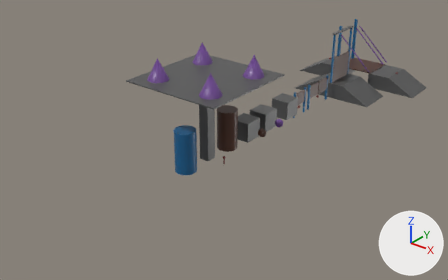
The FBX model models/FoundationEBF.fbx, before and after one commit.
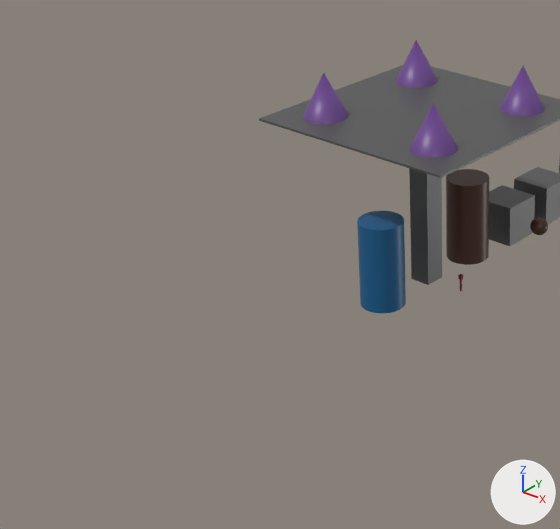
Each version is shown whole from a 50 mm lens placed at (23.7, -50.7, 27.1), pointed at (-10.9, -7.4, 0.2), then close up on the part from 0% to 61% of the width and 8% to 100% of the height. Arrows for +X, +Y and +Z are at lower right; the lights stay in place. Objects named as collision shapes, trigger or cutter boxes, shadow casters or lower levels of detail are left out. Where no turn or scale is listed for an object, it has been applied to the vertices.
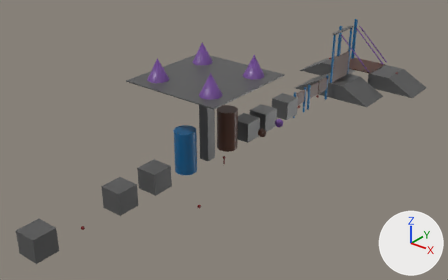
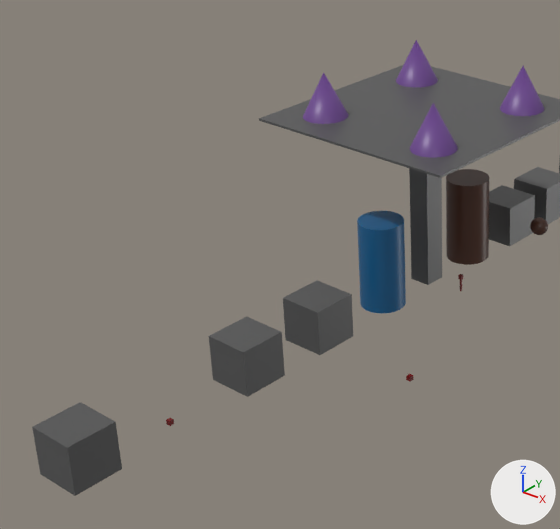
Changed parts and their boxes [x1, y1, x2, y2] in the close-ups (560 x 529 px):
```json
{"object": "Cube.022", "change": "added", "after": [32, 402, 122, 496]}
{"object": "Cube.023", "change": "added", "after": [209, 317, 285, 397]}
{"object": "Cube.021", "change": "added", "after": [283, 281, 353, 355]}
{"object": "Trigger.006", "change": "added", "after": [166, 418, 174, 426]}
{"object": "Trigger.005", "change": "added", "after": [406, 374, 413, 382]}
```

Scene script edits in JSON lines:
```json
{"op": "add", "block": "ob_trigger_006", "code": ["ob_trigger_006 = bpy.data.objects.new('Trigger.006', me_cube_029.copy())  # the mesh of ob_trigger_003", "ob_trigger_006.location = (-10.0, -26.0, 0.0)"]}
{"op": "add", "block": "ob_cube_021", "code": ["ob_cube_021 = bpy.data.objects.new('Cube.021', me_cube_021.copy())  # the mesh of ob_cube_003", "ob_cube_021.location = (-10.0, -18.0, 1.0)"]}
{"op": "add", "block": "ob_trigger_005", "code": ["ob_trigger_005 = bpy.data.objects.new('Trigger.005', me_cube_029.copy())  # the mesh of ob_trigger_003", "ob_trigger_005.location = (-5.0, -18.0, 0.0)"]}
{"op": "add", "block": "ob_cube_022", "code": ["ob_cube_022 = bpy.data.objects.new('Cube.022', me_cube_021.copy())  # the mesh of ob_cube_003", "ob_cube_022.location = (-10.0, -30.0, 1.0)"]}
{"op": "add", "block": "ob_cube_023", "code": ["ob_cube_023 = bpy.data.objects.new('Cube.023', me_cube_021.copy())  # the mesh of ob_cube_003", "ob_cube_023.location = (-10.0, -22.0, 1.0)"]}
```
